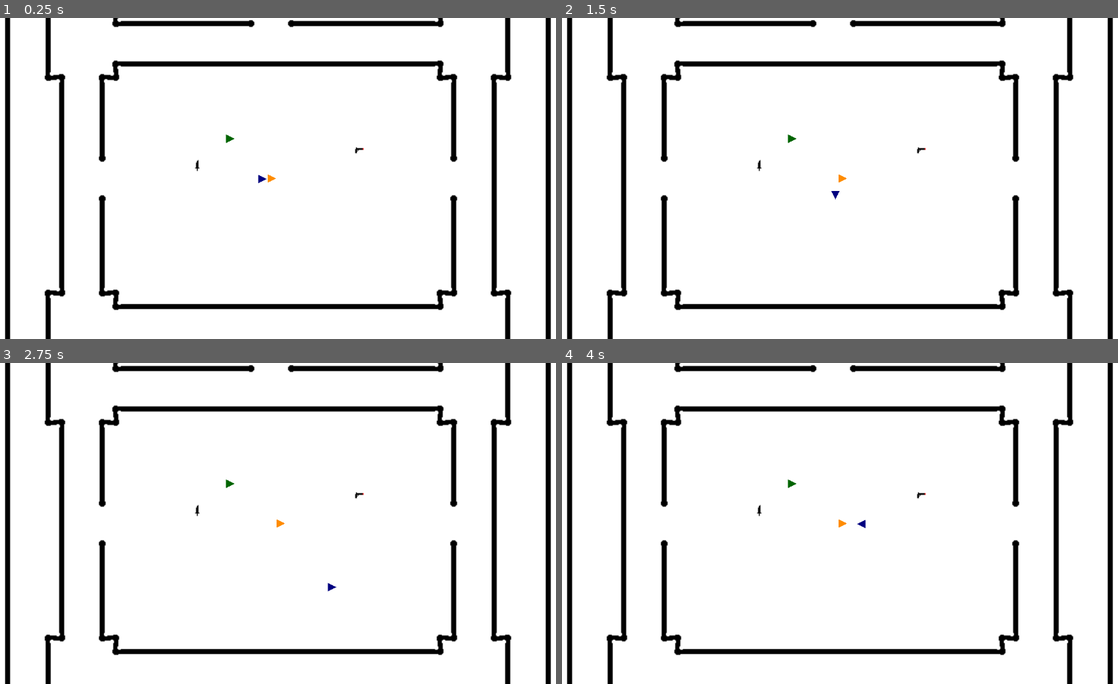
Above: before the commit, frames 1-4 (two rows, left to right).
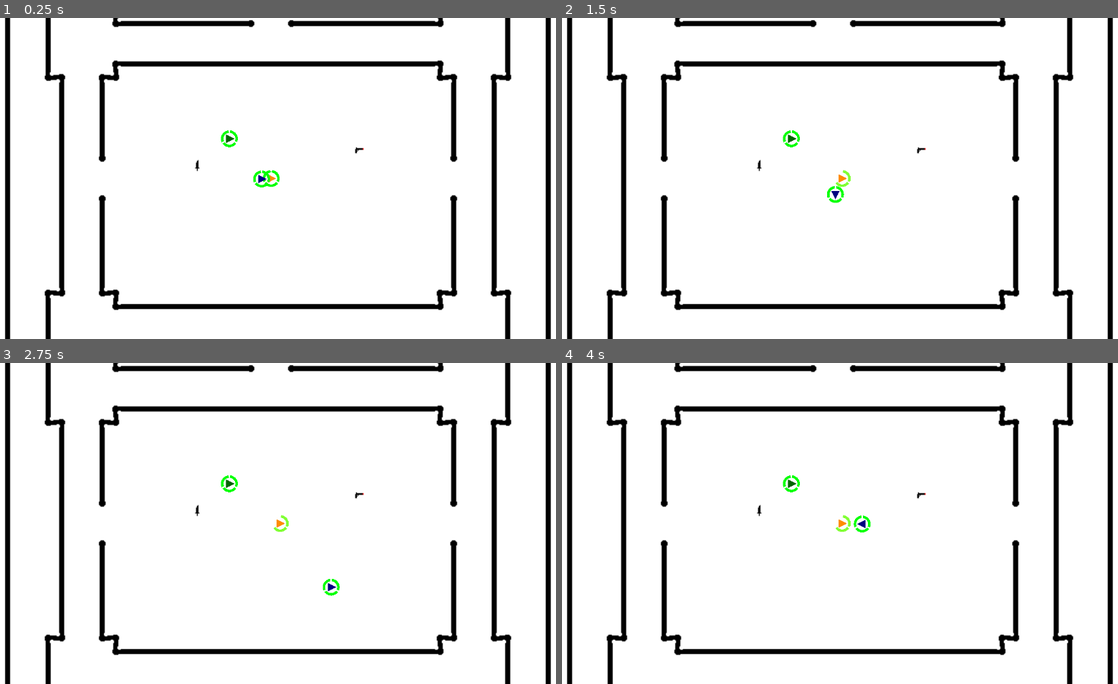
Above: after the commit, the same moments.

Repository: haihala/SGH-winter-jam-2025
Game: Godot game, scene res://level/world.tscn
The game is run twice, just before and just after one commit, with the same random seed, the same clock (stepped at 60 frames per second) and the same inputs.
Inputs:
- Up to frame 1 (0.25 s): no input
- Up to frame 2 (1.5 s): tap Enter at 0.5 s; hold D (kb_right) 0.53-1.28 s; tap Space (kb_attack) at 0.6, 1.25, 1.35 s; hold S (kb_down) from 1.28 s (still down)
- Up to frame 3 (2.75 s): release S (kb_down) at 2.03 s; hold D (kb_right) from 2.03 s (still down); tap Space (kb_attack) at 2.1 s
- Up to frame 4 (4 s): release D (kb_right) at 2.78 s; hold W (kb_up) 2.78-3.53 s; tap Space (kb_attack) at 2.85, 3.6 s; hold A (kb_left) from 3.53 s (still down)

The runs differ from the first frame. In frame 1, 0.2% of the frame differs, in the area x 39-51%, y 34-53%; in frame 2, 0.2%; in frame 3, 0.2%; in frame 4, 0.2%.

Commit message:
Add health bars for players

Diff:
--- a/items/attack.tscn
+++ b/items/attack.tscn
@@ -29,7 +29,7 @@
 shape = SubResource("CircleShape2D_ltsvp")
 
 [node name="Timer" type="Timer" parent="."]
-wait_time = 0.2
+wait_time = 0.1
 one_shot = true
 
 [connection signal="timeout" from="Timer" to="." method="despawn"]
--- /dev/null
+++ b/player/healthBar.gdshader
@@ -0,0 +1,47 @@
+shader_type canvas_item;
+
+uniform int max_health;
+uniform int current_health;
+uniform vec3 full_color;
+uniform vec3 almost_full_color;
+uniform vec3 empty_color;
+
+const float GAP_THICKNESS = 0.1;
+
+void fragment() {
+	if (current_health == max_health) {
+		COLOR.rgb = full_color;
+	} else if (current_health == 1) {
+		COLOR.rgb = empty_color;
+	} else {
+		float t = float(current_health) / float(max_health - 1);
+		COLOR.rgb = t * almost_full_color + (1.0-t) * empty_color;
+	}
+
+	vec2 coords = 2.0*(UV - 0.5);
+
+	// Ring
+	if (abs(length(coords) - 0.85) > 0.15) {
+		COLOR.a = 0.0;
+	}
+
+	// Segments
+	float ang = atan(coords.x, coords.y) + PI;
+	float segment_width = 2.0*PI/float(max_health);
+	// Top gap
+	if (ang < GAP_THICKNESS || abs(ang-2.0*PI) < GAP_THICKNESS) {
+		COLOR.a = 0.0;
+	}
+
+	for (int segment = 0; segment < max_health; segment++) {
+		float target_ang = float(segment)*segment_width;
+
+		if (abs(ang-target_ang) < GAP_THICKNESS) {
+			COLOR.a = 0.0;
+		}
+	}
+
+	if (ang < float(max_health - current_health) * segment_width) {
+		COLOR.a = 0.0;
+	}
+}
--- a/player/player.gd
+++ b/player/player.gd
@@ -20,6 +20,8 @@
 		2: player_color = Color.MEDIUM_VIOLET_RED
 		3: player_color = Color.DARK_RED
 	$Sprite2D.material.set_shader_parameter("player_color", player_color)
+	$HealthSprite.material.set_shader_parameter("max_health", health)
+	$HealthSprite.material.set_shader_parameter("current_health", health)
 
 func _physics_process(_delta: float) -> void:
 	if player_index == -1:
@@ -63,6 +65,8 @@
 		var angle_sign = 1 if angle > 0 else -1
 		rotate(angle_sign * rotation_speed)
 
+	$HealthSprite.rotation = -rotation
+
 func attack():
 	if $AttackCooldown.is_stopped():
 		match holding:
@@ -97,6 +101,7 @@
 
 func take_damage(damaging_attack):
 	health -= 1
+	$HealthSprite.material.set_shader_parameter("current_health", health)
 	if health <= 0:
 		get_tree().queue_delete(self)
 	else:
--- a/player/player.tscn
+++ b/player/player.tscn
@@ -1,7 +1,19 @@
-[gd_scene load_steps=6 format=3 uid="uid://c38l8ju1ba25j"]
+[gd_scene load_steps=9 format=3 uid="uid://c38l8ju1ba25j"]
 
 [ext_resource type="Script" path="res://player/player.gd" id="1_jyoey"]
+[ext_resource type="Shader" path="res://player/healthBar.gdshader" id="2_a8kos"]
 [ext_resource type="Shader" path="res://player/player.gdshader" id="2_ms42k"]
+
+[sub_resource type="ShaderMaterial" id="ShaderMaterial_x4ir1"]
+resource_local_to_scene = true
+shader = ExtResource("2_a8kos")
+shader_parameter/max_health = 5
+shader_parameter/current_health = 1
+shader_parameter/full_color = Vector3(0, 1, 0)
+shader_parameter/almost_full_color = Vector3(0.5, 1, 0.2)
+shader_parameter/empty_color = Vector3(1, 0, 0)
+
+[sub_resource type="CanvasTexture" id="CanvasTexture_kl2ve"]
 
 [sub_resource type="ShaderMaterial" id="ShaderMaterial_v28hc"]
 resource_local_to_scene = true
@@ -16,6 +28,11 @@
 [node name="Player" type="CharacterBody2D"]
 collision_layer = 7
 script = ExtResource("1_jyoey")
+
+[node name="HealthSprite" type="Sprite2D" parent="."]
+material = SubResource("ShaderMaterial_x4ir1")
+scale = Vector2(200, 200)
+texture = SubResource("CanvasTexture_kl2ve")
 
 [node name="Sprite2D" type="Sprite2D" parent="."]
 material = SubResource("ShaderMaterial_v28hc")
